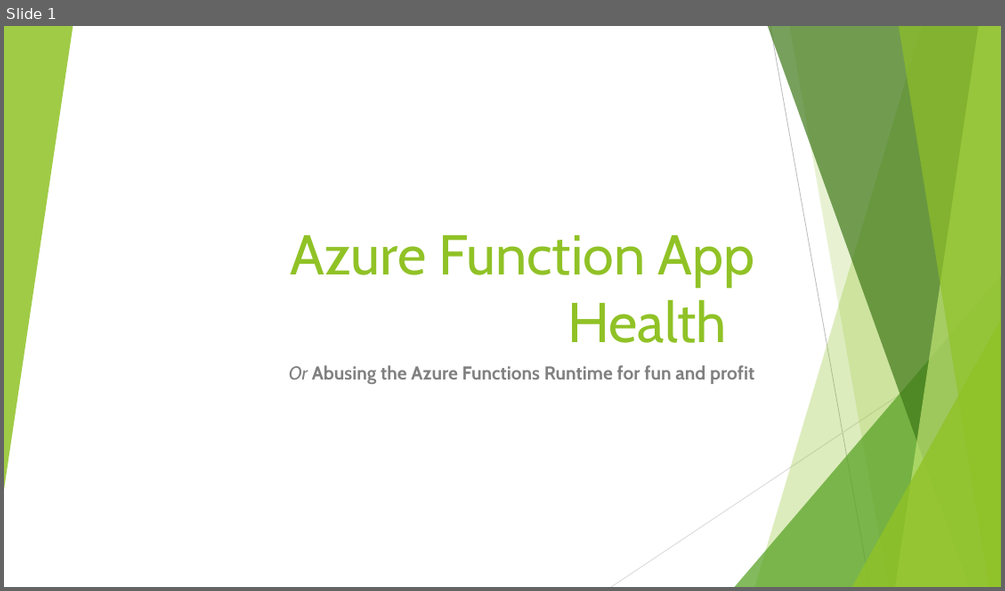
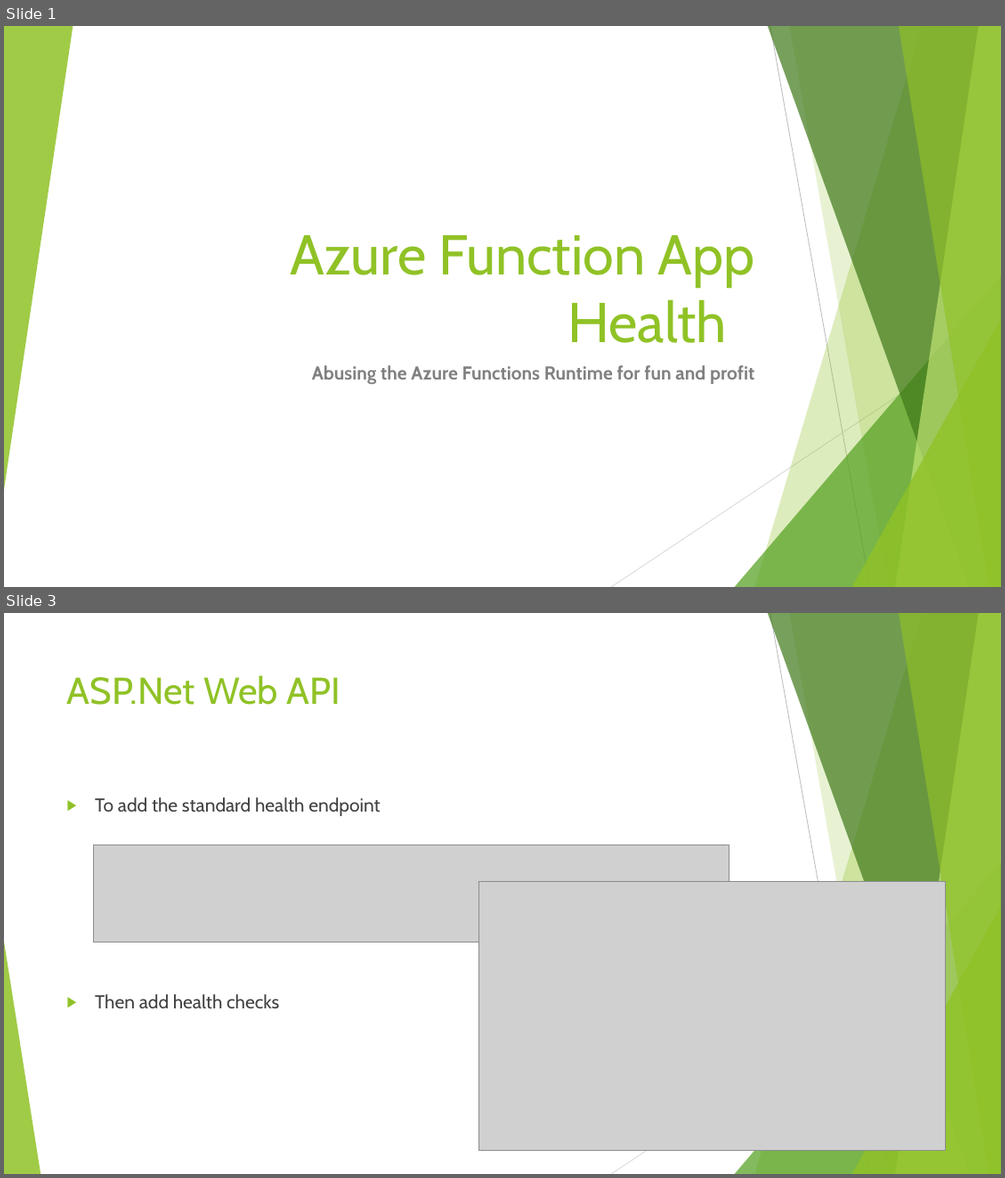
Before and after one commit to Rammesses/Azure.Functions.HealthEndpoints, a slide deck: Global Azure London - 2023-05-12.pptx. Shown one above the other, each under a label of ours: slide 1 before the commit, slides 1 and 3 after it; the slides between them are not shown. The pictures are 1005x591 and 1005x1178 pixels, drawn with LibreOffice and Linux fonts; fonts in the diff are those of the drawing; grey boxes stand for pictures. Boxes give left, top, right and bottom in pixels: in the first picture for what was removed or moved away, otherwise in the second. Text is boxed around its words. In the diff, an @@ line names an element or a change of style, - is before the commit and + after.

```diff
--- a/Global Azure London - 2023-05-12.pptx
+++ b/Global Azure London - 2023-05-12.pptx
@@ slide 3 added at (x1=4, y1=613, x2=1001, y2=1174), background #FFFFFF; not listed: 9 template elements that a slide beside it also shows @@
@@ title added at (x1=67, y1=675, x2=341, y2=705), 36 pt, text #90C226 @@
+ASP.Net Web API
@@ text added at (x1=95, y1=797, x2=380, y2=1008), 18 pt, text #404040 @@
+▶ To add the standard health endpoint
+▶ Then add health checks
@@ picture added at (x1=93, y1=844, x2=728, y2=941) @@
@@ picture added at (x1=479, y1=882, x2=946, y2=1151) @@
@@ triangle added at (x1=4, y1=941, x2=40, y2=1174), fill #90C226 at 85% opacity @@
@@ slide 1 changed as well @@
@@ subtitle at (x1=312, y1=365, x2=754, y2=384): text changed @@
-Or Abusing the Azure Functions Runtime for fun and profit
+Abusing the Azure Functions Runtime for fun and profit
```
Also in this commit, not shown: 1 other slide changed, 2 other slides added.
